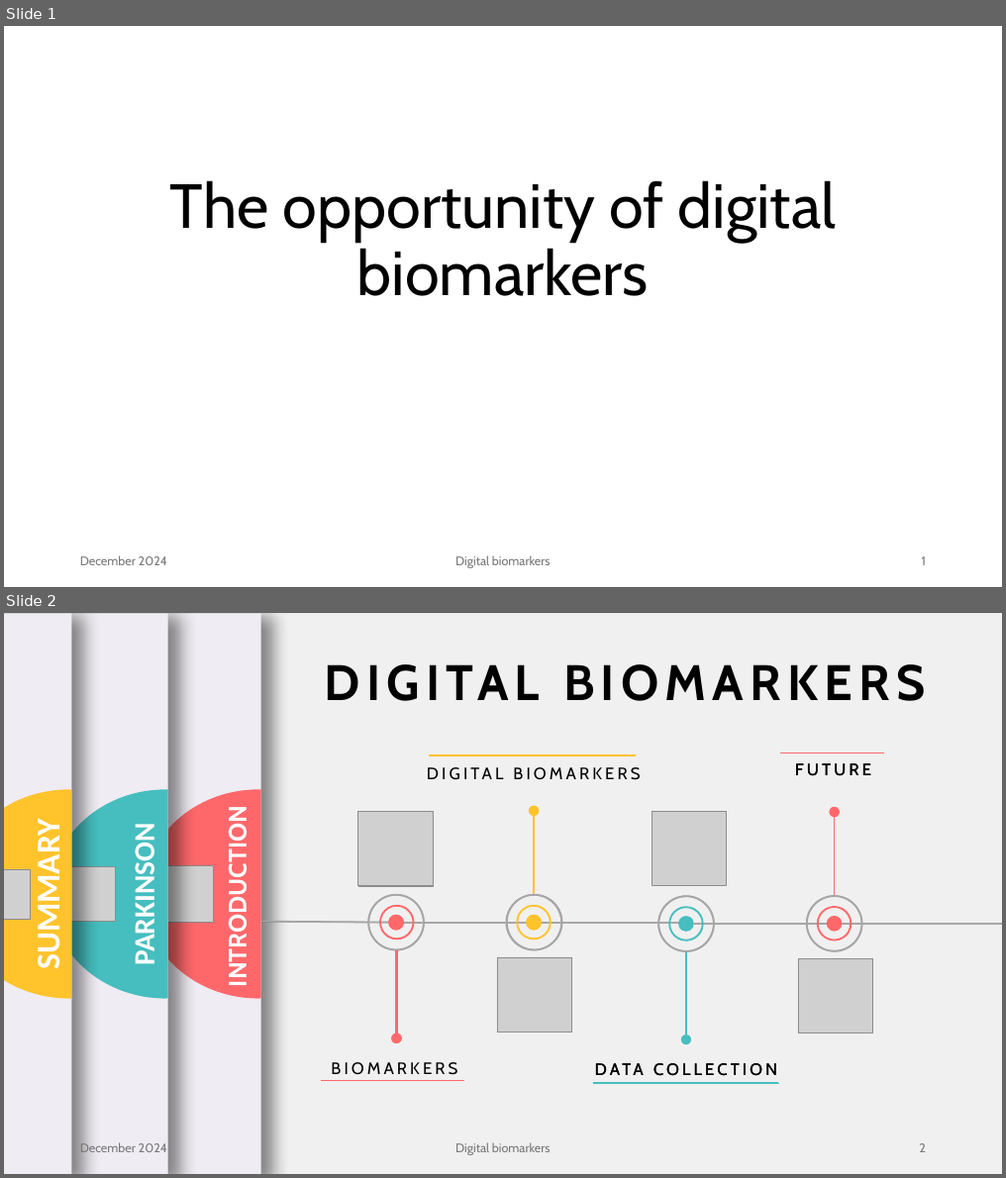
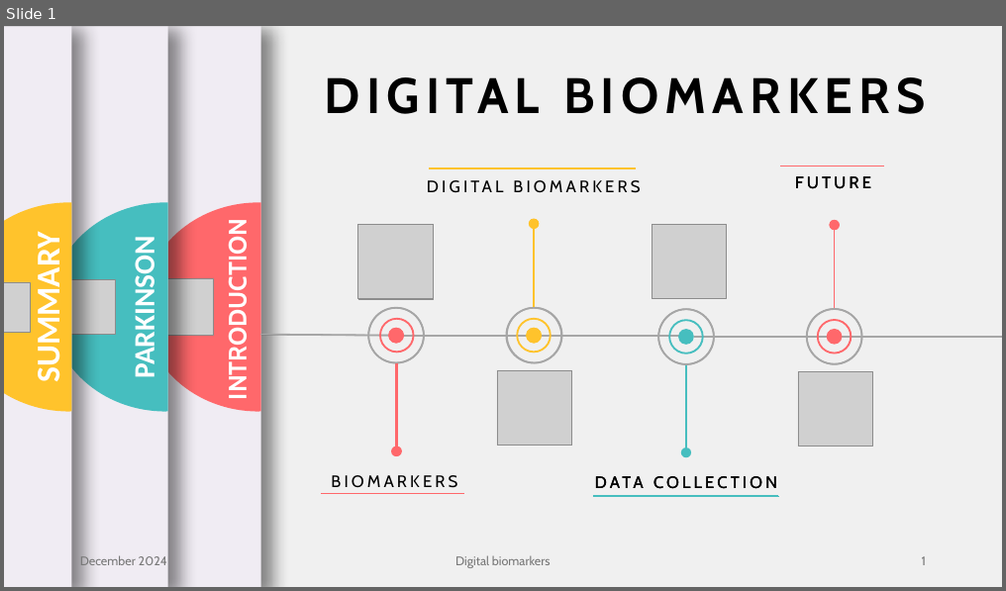
Before and after one commit to pxsa/Digital-Biomarkers, a slide deck: The opportunity of digital biomarkers.pptx. Shown one above the other, each under a label of ours: slides 1 and 2 before the commit, slide 1 after it. The pictures are 1006x1178 and 1006x591 pixels, drawn with LibreOffice and Linux fonts; fonts in the diff are those of the drawing; grey boxes stand for pictures. Boxes give left, top, right and bottom in pixels: in the first picture for what was removed or moved away, otherwise in the second. Text is boxed around its words. In the diff, an @@ line names an element or a change of style, - is before the commit and + after.

```diff
--- a/The opportunity of digital biomarkers.pptx
+++ b/The opportunity of digital biomarkers.pptx
@@ slide 1 removed at bbox=[4, 26, 1002, 587], background #FFFFFF @@
@@ title removed at bbox=[170, 180, 836, 296] @@
-The opportunity of digital biomarkers
@@ text removed at bbox=[80, 556, 167, 566] @@
-December 2024
@@ text removed at bbox=[455, 556, 550, 569] @@
-Digital biomarkers
@@ page number removed at bbox=[922, 557, 926, 566] @@
-1
@@ what was slide 2 is now slide 1 @@
@@ page number at bbox=[922, 557, 926, 566]: text changed @@
-2
+1
```
Also in this commit, not shown: 5 slides changed, 1 slide added, 1 other file.
